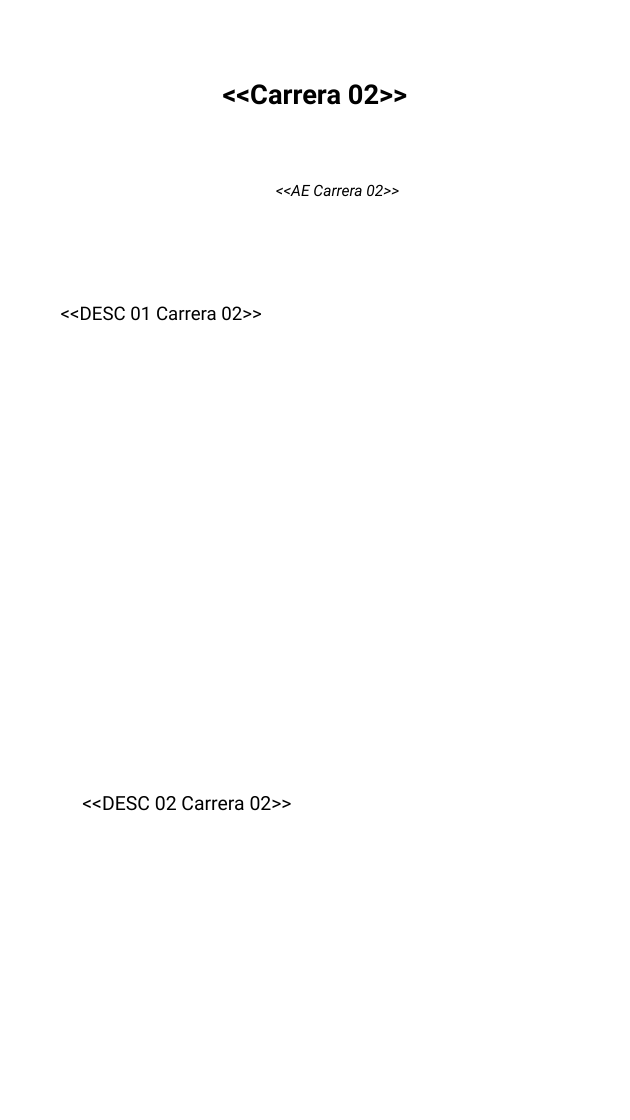
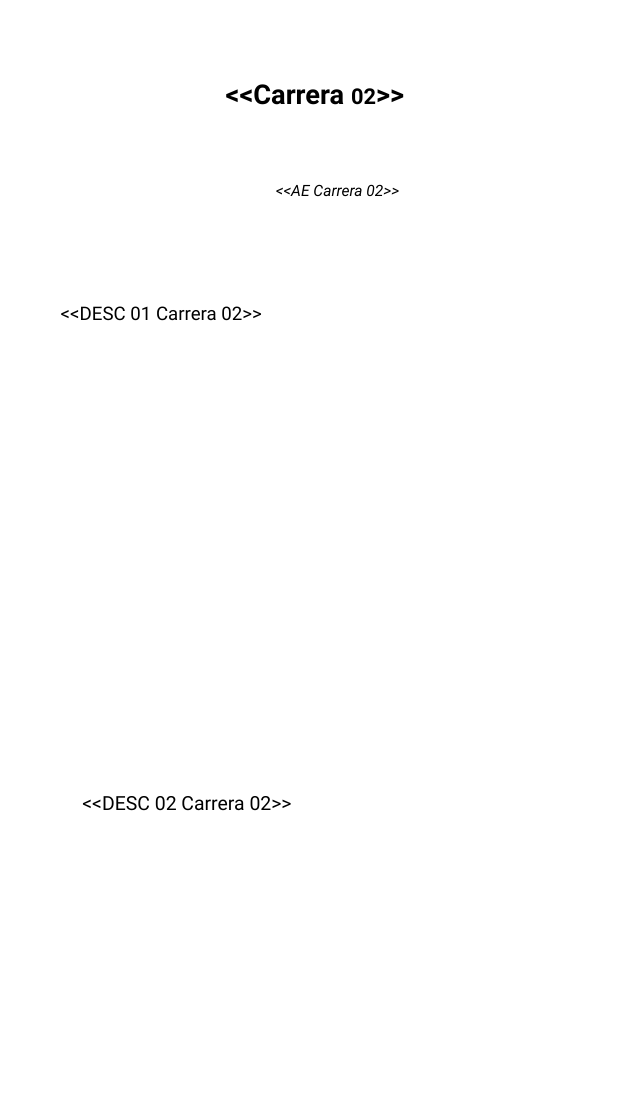
Before and after one commit to gero-educacion/reportgen, a slide deck: slide 20 of assets/Template_Autoconocimiento 2.0 (Padres - Counseling).pptx. Drawn at 630x1120 pixels with LibreOffice and Linux fonts; fonts in the diff are those of the drawing; background and template pictures are left out. Boxes give left, top, right and bottom in pixels: in the first picture for what was removed or moved away, otherwise in the second. Text is boxed around its words. In the diff, an @@ line names an element or a change of style, - is before the commit and + after.

```diff
--- a/assets/Template_Autoconocimiento 2.0 (Padres - Counseling).pptx
+++ b/assets/Template_Autoconocimiento 2.0 (Padres - Counseling).pptx
@@ text "<<Carrera 02>>" at [226,84,376,105]: size 35 to 28 pt in "02>>" @@
```
Also in this commit, not shown: 4 other slides changed, 23 other files.
